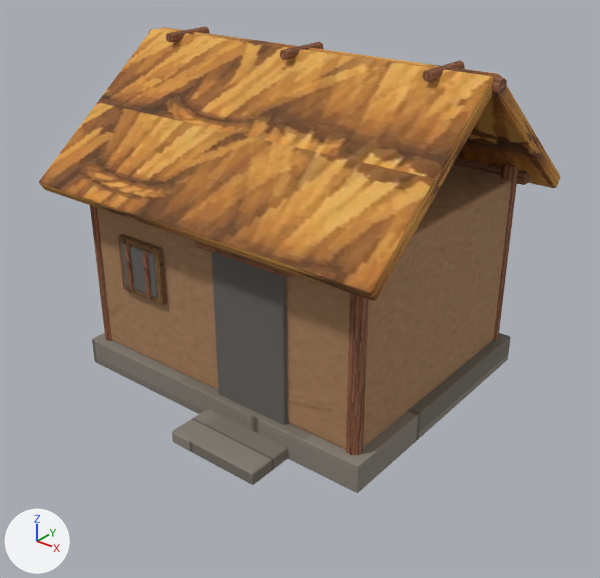
The glTF model assets/build/buildings/hut.glb, before and after one commit.
Before and after are seen from a camera (50 mm lens) standing at (4.61, -5.79, 4.41) and looking at (0.17, -0.24, 0.97). Lighting does not change. The marker at lower left points along +X, +Y and +Z. The older version comes first. Where no turn or scale is listed for an object, it has been applied to the vertices. Vertices at exactly the same position are counted once.

Names of what the first picture shows: 'door', 'footing', 'post', 'post.002', 'post.003', 'roof', 'roof.001', 'step', 'walls', 'winDark', 'winFrame' and 8 more.
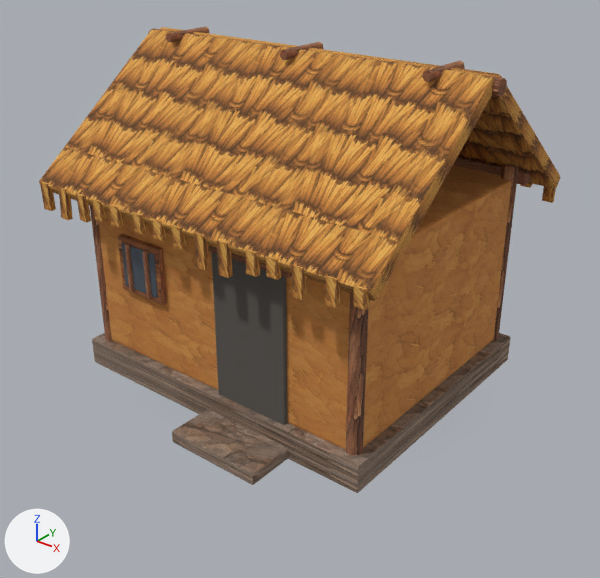
Changed parts and their boxes (x1, y1, x2, y2) in the pictures (600 x 578 px):
'roof', surface changed, recoloured: (39, 29, 494, 301) in both
'walls', surface changed: (98, 165, 511, 449) in both
'footing', surface changed, recoloured: (92, 333, 511, 493) in both
'roof.001', surface changed, recoloured: (160, 27, 559, 188) in both
'step', surface changed: (172, 409, 288, 485) in both
'eave.009', added (brown): after (217, 240, 233, 278)
'eave.012', added (brown): after (292, 264, 307, 300)
'eave.008', added (brown): after (194, 232, 210, 270)
'eave.013', added (brown): after (325, 275, 341, 308)
'eave.014', added: after (354, 285, 370, 310)
'eave.010', added: after (246, 249, 260, 277)
'eave.001', added: after (59, 187, 73, 220)
'eave', added: after (40, 182, 56, 211)
'eave.011', added: after (266, 256, 281, 280)
'eave.002', added: after (76, 193, 91, 223)
'eave.007', added: after (171, 225, 187, 249)
'eave.006', added: after (153, 218, 167, 241)
'eave.004', added: after (109, 204, 124, 227)
'eave.003', added: after (92, 199, 107, 222)
'eave.005', added: after (132, 212, 147, 235)
'eave.029', added: after (542, 186, 556, 203)
'eave.028', now drawn: after (520, 183, 532, 187)

What changed in the scene script:
```text
Change mat_thatch_004:
    remove # nodes: BsdfPrincipled, Mapping, OutputMaterial, TexImage, UVMap
    nodes: BsdfPrincipled, Math, NormalMap, OutputMaterial, SeparateColor, TexImage x3
    uses the picture img_thatch_n
    uses the picture img_thatch_r
Change mat_earth_004:
    remove # nodes: BsdfPrincipled, Mapping, OutputMaterial, TexImage, UVMap
    remove # uses the picture img_earth_clay
    nodes: BsdfPrincipled, Math, NormalMap, OutputMaterial, SeparateColor, TexImage x3
    uses the picture img_earth
    uses the picture img_earth_n
    uses the picture img_earth_r
Add mat_thatch_001:
    mat_thatch_001 = bpy.data.materials.new('thatch.001')
    # uses the picture img_thatch
    # uses the picture img_thatch_n
    # uses the picture img_thatch_r
Add mat_stonetrim_004:
    mat_stonetrim_004 = bpy.data.materials.new('stoneTrim.004')
    # uses the picture img_stone
    # uses the picture img_stone_n
    # uses the picture img_stone_r
Change me_cube_009:
    where me_cube_009.from_pydata(...)  # 56 vertices, 108 faces; spans x -1.65..1.65, y -1.35..1.35, z 0.0..0.28
    remove me_cube_009.materials.append(mat_stone_004)
    add me_cube_009.materials.append(mat_stonetrim_004)
Change me_cube_013:
    where me_cube_013.from_pydata(...)  # 56 vertices, 108 faces; spans x -1.85..1.85, y -1.58..0.02, z 1.86..3.14
    remove me_cube_013.materials.append(mat_thatch_004)
    me_cube_013 part 1: texture (UV) coordinates of 108 of 108 faces, centred in x -1.85..1.85, y -1.58..0.02, z 1.86..3.14, changed; they spanned u 0.12..0.88, v 0.0..1.0 and now span u 0.0..3.08, v 0.0..1.28
    add me_cube_013.materials.append(mat_thatch_001)
Change me_cube_014:
    where me_cube_014.from_pydata(...)  # 56 vertices, 108 faces; spans x -1.85..1.85, y -0.02..1.58, z 1.86..3.14
    remove me_cube_014.materials.append(mat_thatch_004)
    add me_cube_014.materials.append(mat_thatch_001)
Add ob_eave_029:
    ob_eave_029 = bpy.data.objects.new('eave.029', me_cube_055)  # 8 vertices, 12 faces; spans x 1.707..1.808, y 1.529..1.591, z 1.701..1.971
    ob_eave_029.location = (0.0, 0.0, 0.0)
Add ob_eave_014:
    ob_eave_014 = bpy.data.objects.new('eave.014', me_cube_040)  # 8 vertices, 12 faces; spans x 1.71..1.815, y -1.593..-1.527, z 1.81..1.971
    ob_eave_014.location = (0.0, 0.0, 0.0)
Add ob_eave_013:
    ob_eave_013 = bpy.data.objects.new('eave.013', me_cube_039)  # 8 vertices, 12 faces; spans x 1.469..1.569, y -1.587..-1.533, z 1.747..1.97
    ob_eave_013.location = (0.0, 0.0, 0.0)
Add ob_eave_012:
    ob_eave_012 = bpy.data.objects.new('eave.012', me_cube_038)  # 8 vertices, 12 faces; spans x 1.169..1.271, y -1.589..-1.531, z 1.718..1.97
    ob_eave_012.location = (0.0, 0.0, 0.0)
Add ob_eave_011:
    ob_eave_011 = bpy.data.objects.new('eave.011', me_cube_037)  # 8 vertices, 12 faces; spans x 0.928..1.029, y -1.588..-1.532, z 1.81..1.97
    ob_eave_011.location = (0.0, 0.0, 0.0)
Add ob_eave_010:
    ob_eave_010 = bpy.data.objects.new('eave.010', me_cube_036)  # 8 vertices, 12 faces; spans x 0.722..0.825, y -1.589..-1.531, z 1.775..1.97
    ob_eave_010.location = (0.0, 0.0, 0.0)
Add ob_eave_009:
    ob_eave_009 = bpy.data.objects.new('eave.009', me_cube_035)  # 8 vertices, 12 faces; spans x 0.43..0.534, y -1.592..-1.528, z 1.678..1.97
    ob_eave_009.location = (0.0, 0.0, 0.0)
Add ob_eave_008:
    ob_eave_008 = bpy.data.objects.new('eave.008', me_cube_034)  # 8 vertices, 12 faces; spans x 0.187..0.288, y -1.587..-1.533, z 1.676..1.97
    ob_eave_008.location = (0.0, 0.0, 0.0)
Add ob_eave_007:
    ob_eave_007 = bpy.data.objects.new('eave.007', me_cube_033)  # 8 vertices, 12 faces; spans x -0.069..0.034, y -1.593..-1.527, z 1.787..1.971
    ob_eave_007.location = (0.0, 0.0, 0.0)
Add ob_eave_006:
    ob_eave_006 = bpy.data.objects.new('eave.006', me_cube_032)  # 8 vertices, 12 faces; spans x -0.295..-0.191, y -1.592..-1.528, z 1.8..1.971
    ob_eave_006.location = (0.0, 0.0, 0.0)
Add ob_eave_005:
    ob_eave_005 = bpy.data.objects.new('eave.005', me_cube_031)  # 8 vertices, 12 faces; spans x -0.536..-0.432, y -1.591..-1.529, z 1.795..1.971
    ob_eave_005.location = (0.0, 0.0, 0.0)
Add ob_eave_004:
    ob_eave_004 = bpy.data.objects.new('eave.004', me_cube_030)  # 8 vertices, 12 faces; spans x -0.831..-0.727, y -1.591..-1.529, z 1.787..1.971
    ob_eave_004.location = (0.0, 0.0, 0.0)
Add ob_eave_003:
    ob_eave_003 = bpy.data.objects.new('eave.003', me_cube_029)  # 8 vertices, 12 faces; spans x -1.052..-0.952, y -1.586..-1.534, z 1.783..1.97
    ob_eave_003.location = (0.0, 0.0, 0.0)
Add ob_eave_002:
    ob_eave_002 = bpy.data.objects.new('eave.002', me_cube_028)  # 8 vertices, 12 faces; spans x -1.275..-1.171, y -1.593..-1.527, z 1.722..1.971
    ob_eave_002.location = (0.0, 0.0, 0.0)
Add ob_eave_001:
    ob_eave_001 = bpy.data.objects.new('eave.001', me_cube_027)  # 8 vertices, 12 faces; spans x -1.536..-1.435, y -1.592..-1.528, z 1.681..1.971
    ob_eave_001.location = (0.0, 0.0, 0.0)
Add ob_eave:
    ob_eave = bpy.data.objects.new('eave', me_cube_026)  # 8 vertices, 12 faces; spans x -1.795..-1.69, y -1.593..-1.527, z 1.708..1.971
    ob_eave.location = (0.0, 0.0, 0.0)
```
